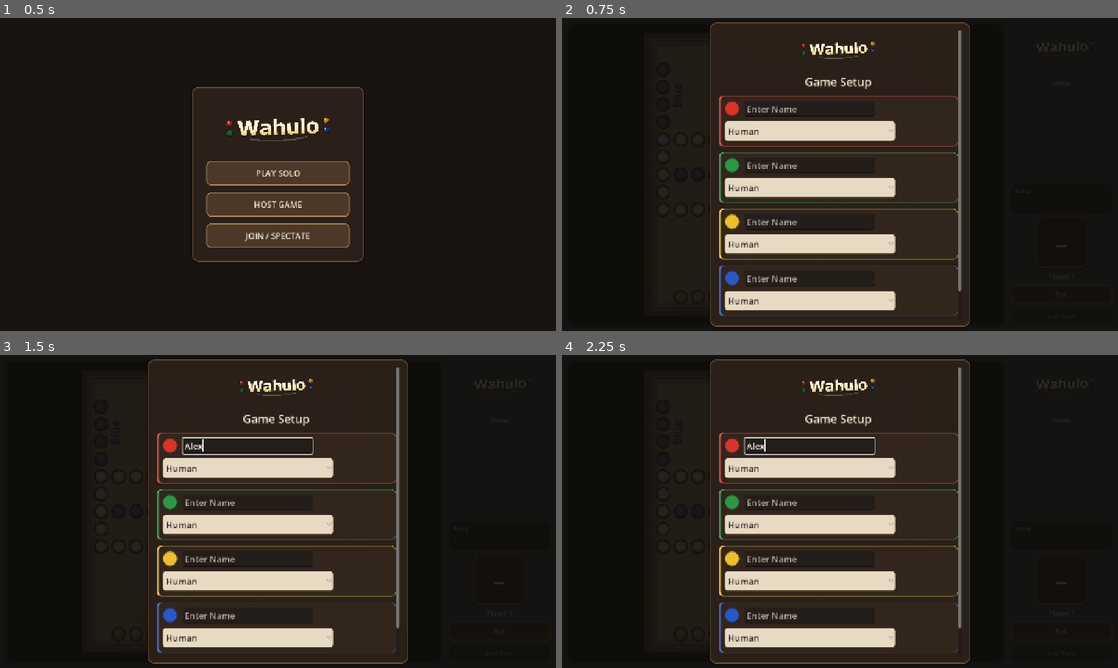
Above: before the commit, frames 1-4 (two rows, left to right).
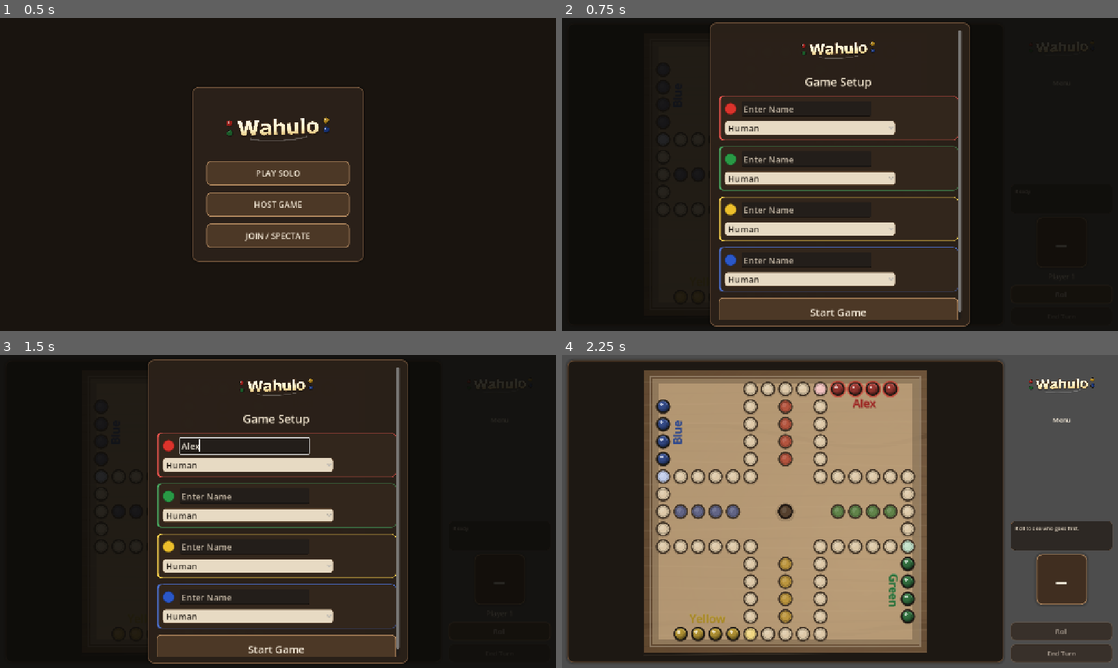
Above: after the commit, the same moments.

Repository: ItsTheMcCoy/wahoo-app
Game: Godot game, scene res://scenes/HomeScreen.tscn
The game is run twice, just before and just after one commit, with the same random seed, the same clock (stepped at 60 frames per second) and the same inputs.
Inputs (mouse positions are in pixels of both pictures, inside the frame that each line leads up to):
- Up to frame 1 (0.5 s): no input
- Up to frame 2 (0.75 s): click "PLAY SOLO" at 0.5 s
- Up to frame 3 (1.5 s): click (250, 445) at 1.27 s; type "Alex" at 1.35 s
- Up to frame 4 (2.25 s): click (840, 649) at 2 s, where only the run after the commit has a clickable "Start Game"

Frame 1 is identical in both runs. In frame 2, 13% of the frame differs, in the area x 28-72%, y 26-97%; in frame 3, 13%; in frame 4, 71%, in the area x 0-100%, y 0-100%.

Commit message:
Further reduce setup circles (-20%) and dropdown height (-30%)
dot_size: 35→28 base units; option_height: 46→32 base units.

Co-Authored-By: Claude Sonnet 4.6 <noreply@anthropic.com>

Diff:
--- a/godot/scripts/main.gd
+++ b/godot/scripts/main.gd
@@ -732,8 +732,8 @@
 	# 14 = fixed card_bg_style content margin (set once in _apply_visual_theme)
 	var card_interior_w := roundi(panel_w) - 2 * hpad - 2 * 14
 
-	var dot_size      := roundi(35.0 * ui_scale)   # 44 * 0.8
-	var option_height := roundi(46.0 * ui_scale)   # reduced from 58
+	var dot_size      := roundi(28.0 * ui_scale)   # 35 * 0.8
+	var option_height := roundi(32.0 * ui_scale)   # 46 * 0.7
 	var option_w      := maxi(roundi(card_interior_w * 0.74), roundi(120.0 * ui_scale))
 	var name_w        := maxi(roundi(card_interior_w * 0.56), roundi(90.0 * ui_scale))
 	var field_font    := roundi(20.0 * ui_scale)
Not shown, changed: godot/build/web/index.html
Not shown, changed: godot/build/web/index.pck
